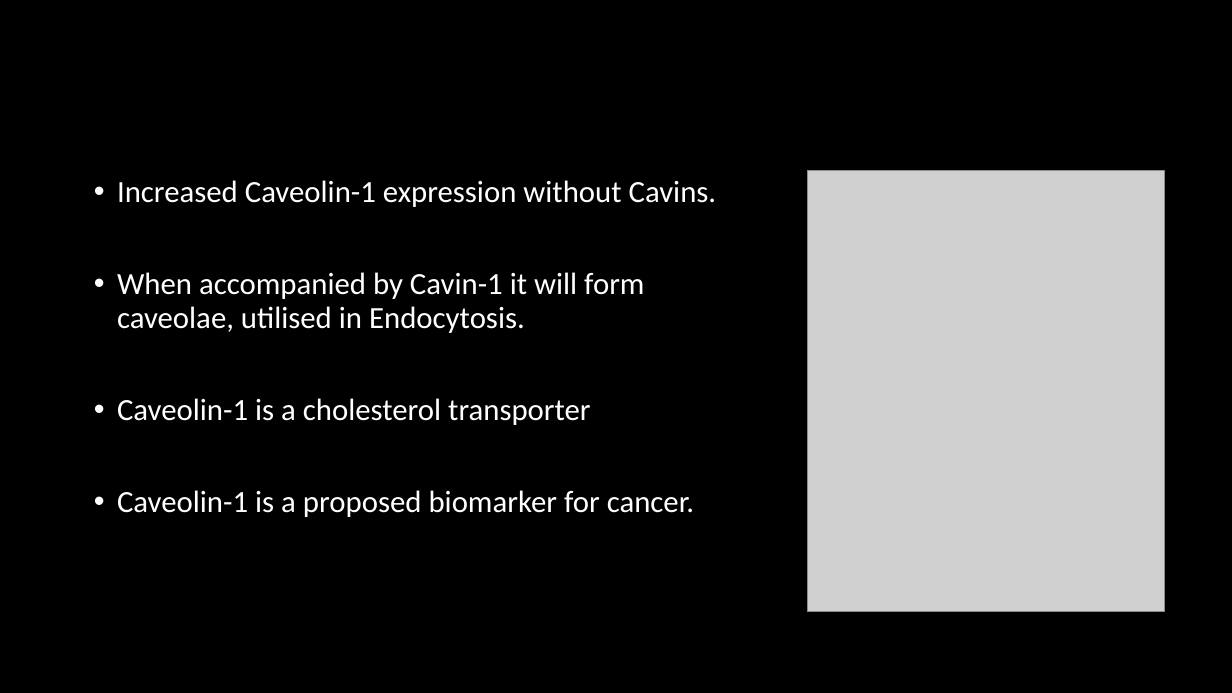
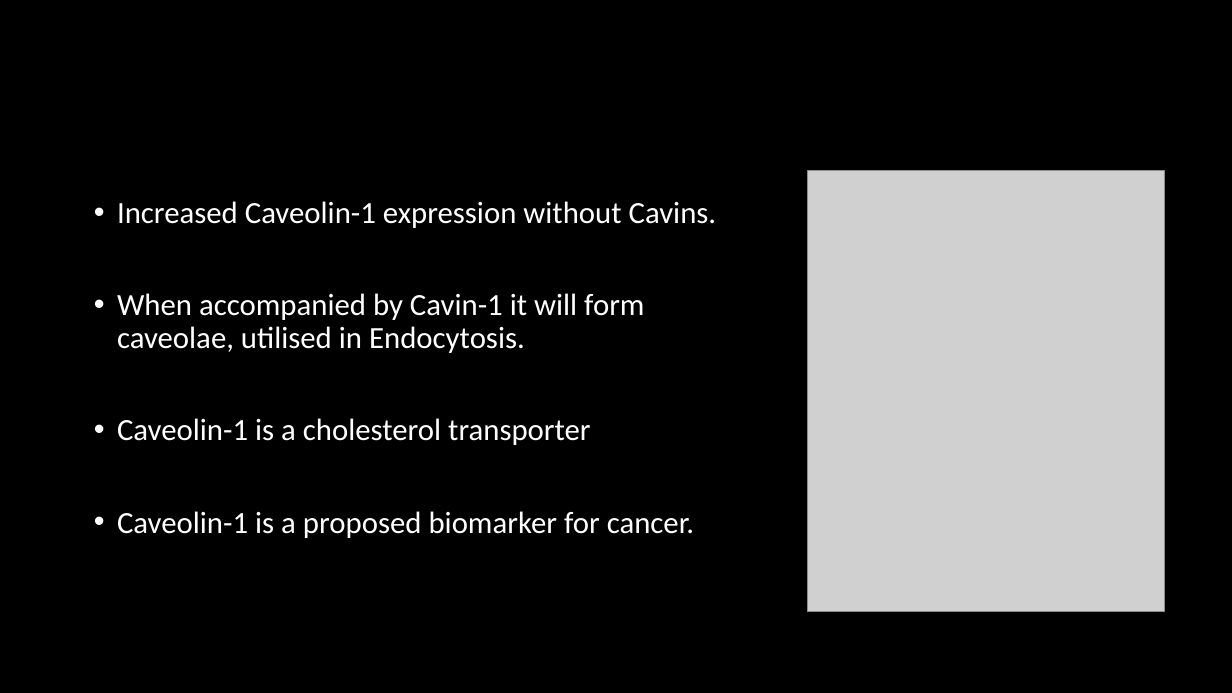
Before and after one commit to HarleyRobinson/Honours2, a slide deck: slide 6 of BackgroundInfo/Selective export of microRNA via extracellular vesicles.pptx. Drawn at 1232x693 pixels with LibreOffice and Linux fonts; fonts in the diff are those of the drawing; grey boxes stand for pictures; background and template pictures are left out. Boxes give left, top, right and bottom in pixels: in the first picture for what was removed or moved away, otherwise in the second. Text is boxed around its words. In the diff, an @@ line names an element or a change of style, - is before the commit and + after.

```diff
--- a/BackgroundInfo/Selective export of microRNA via extracellular vesicles.pptx
+++ b/BackgroundInfo/Selective export of microRNA via extracellular vesicles.pptx
@@ text "Increased Caveolin-1 expression without Cavins.": place and size @@
-text "Increased Caveolin-1 expression without Cavins." at bbox=[117, 180, 717, 517]
+text "Increased Caveolin-1 expression without Cavins." at bbox=[117, 201, 717, 538]
```
Also in this commit, not shown: 5 other slides changed, 25 other files.
